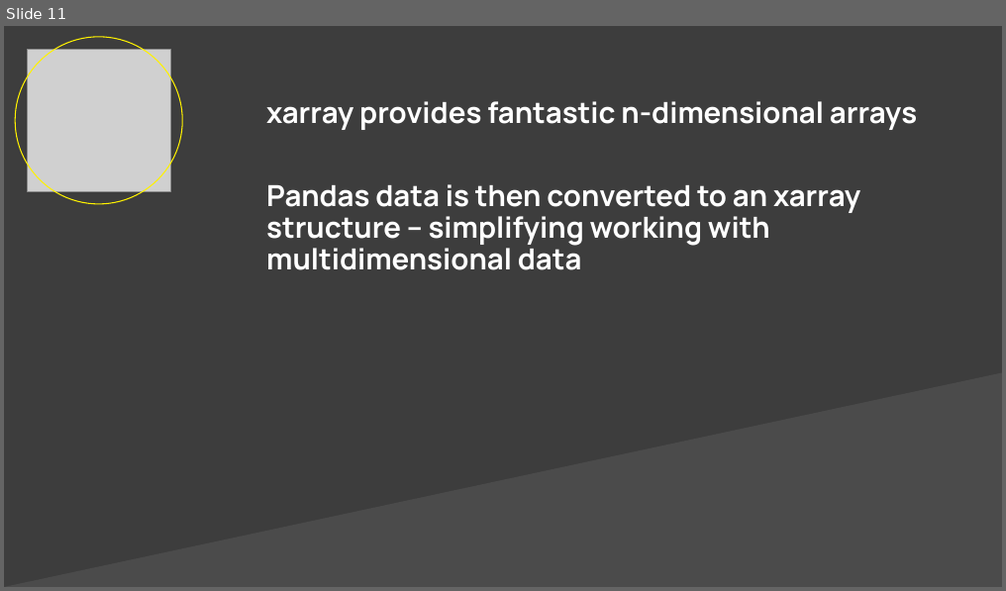
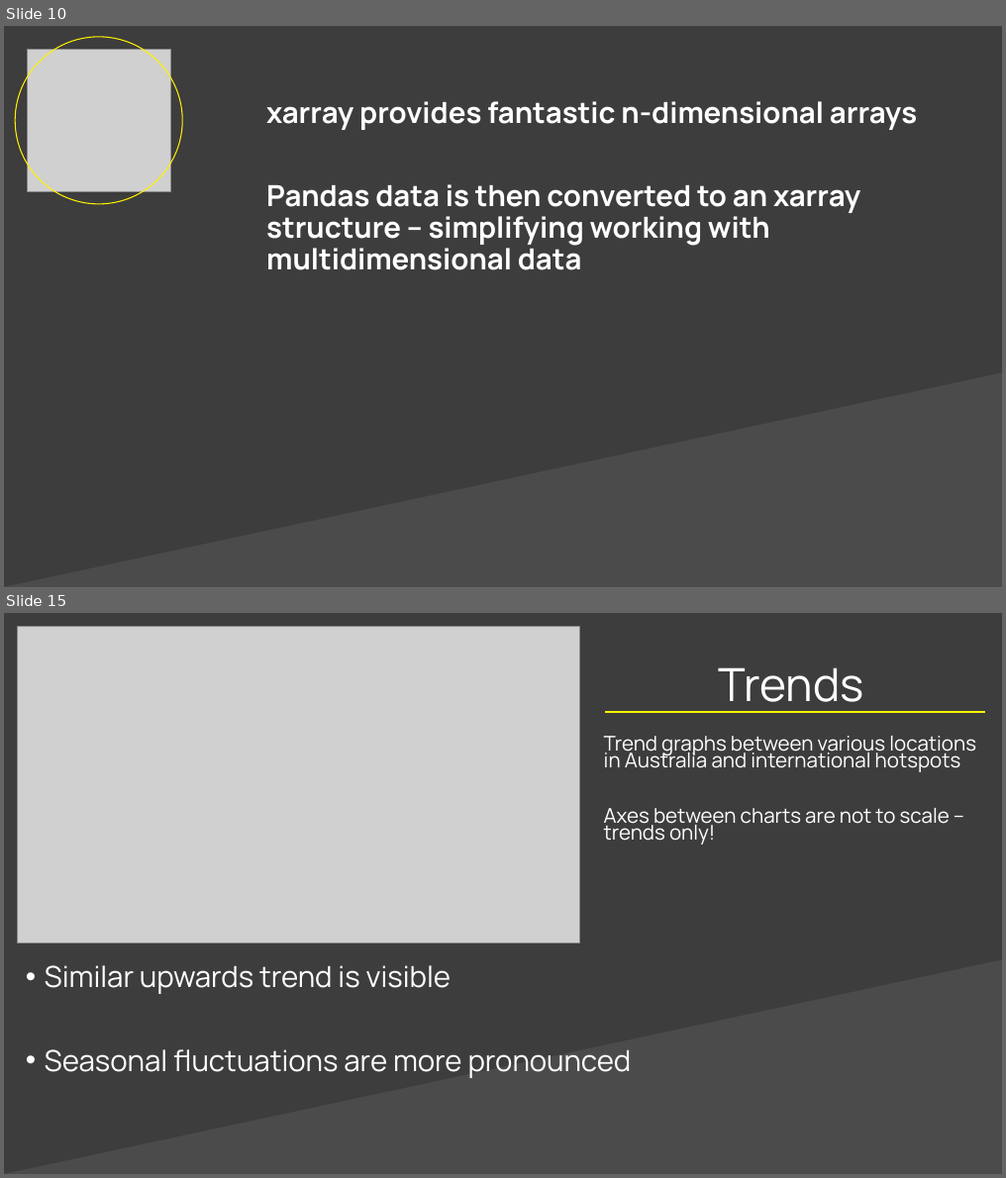
Before and after one commit to rafraser/COSC3000, a slide deck: Visualization/Project Presentation.pptx. Shown one above the other, each under a label of ours: slide 11 before the commit, slides 10 and 15 after it; the slides between them are not shown. The pictures are 1006x591 and 1006x1178 pixels, drawn with LibreOffice and Linux fonts; fonts in the diff are those of the drawing; grey boxes stand for pictures; background and template pictures are left out. Boxes give left, top, right and bottom in pixels: in the first picture for what was removed or moved away, otherwise in the second. Text is boxed around its words. In the diff, an @@ line names an element or a change of style, - is before the commit and + after.

```diff
--- a/Visualization/Project Presentation.pptx
+++ b/Visualization/Project Presentation.pptx
@@ slide 15 added at (4,613,1002,1174), background #3D3D3D; not listed: 1 template element that a slide beside it also shows @@
@@ picture added at (17,627,580,943) @@
@@ text added at (719,667,864,713), 44 pt, text #FFFFFF @@
+Trends
@@ line added from (985, 712) to (605, 712), #FFF200 1.5 pt @@
@@ text added at (604,736,976,845), 19.6 pt, text #FFFFFF @@
+Trend graphs between various locations in Australia and international hotspots
+Axes between charts are not to scale – trends only!
@@ text added at (45,965,632,1078), 28 pt, text #FFFFFF @@
+• Similar upwards trend is visible
+• Seasonal fluctuations are more pronounced
@@ what was slide 11 is now slide 10 @@
```
Also in this commit, not shown: 5 other slides added, 1 slide removed, 1 other file.
